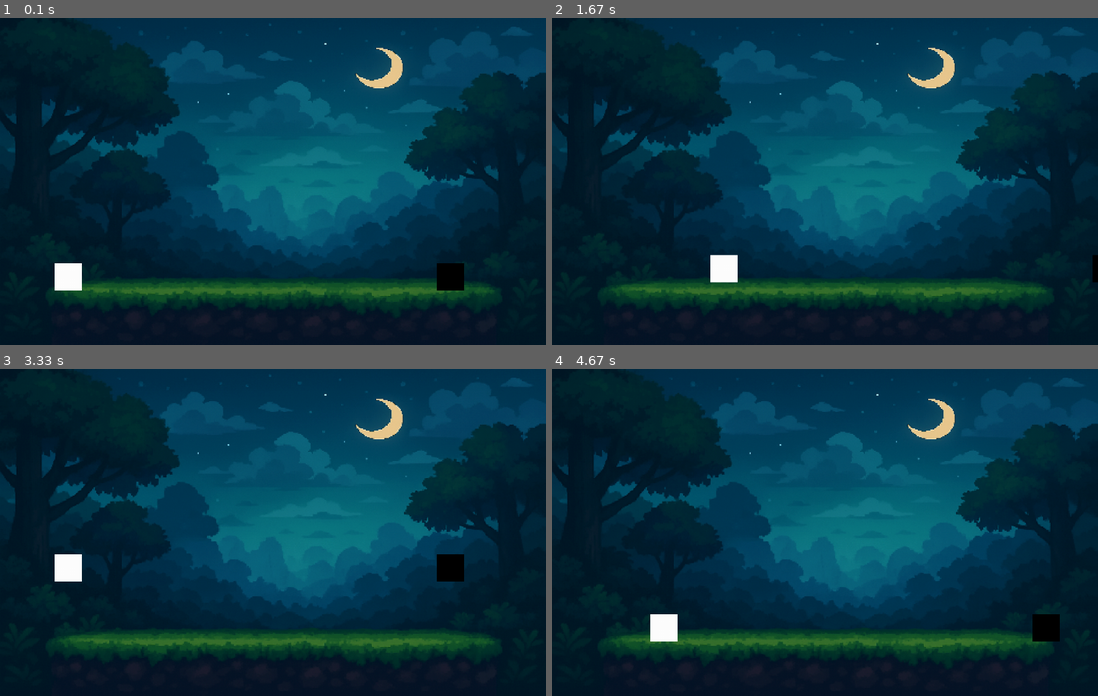
Above: before the commit, frames 1-4 (two rows, left to right).
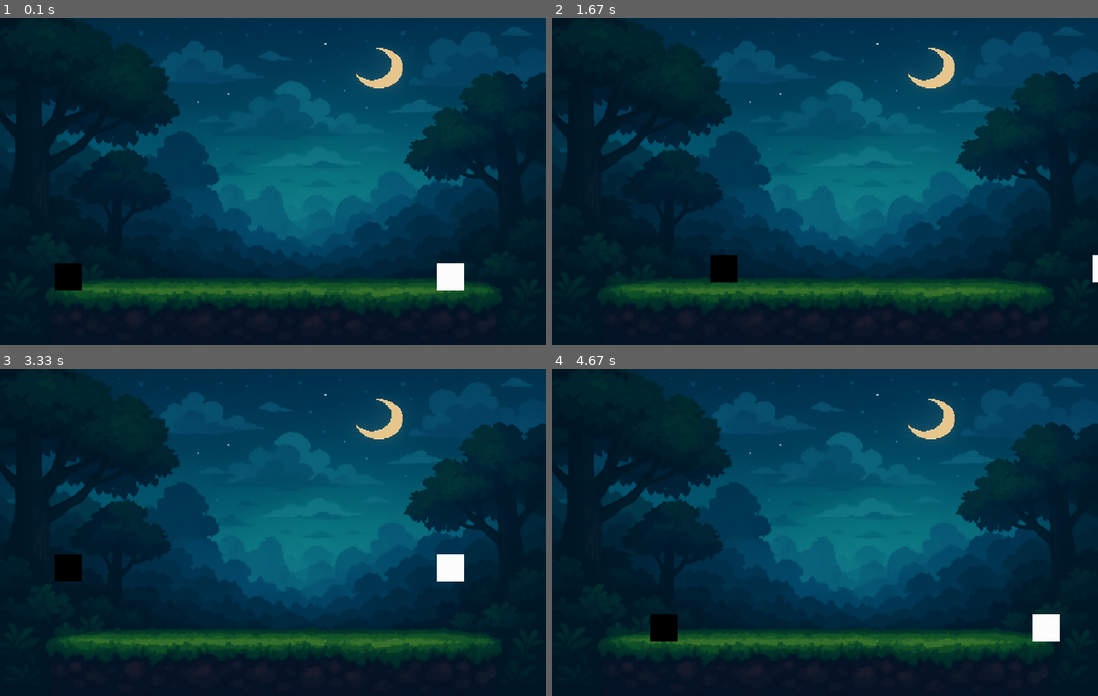
Above: after the commit, the same moments.

Repository: soishizaki/Pygame
Game: pygame game, started from lutinha.py
Two runs of this game, one before a commit and one after it. Both use one fixed random seed, a clock stepped at 60 frames per second and the inputs below.
Inputs:
- Up to frame 1 (0.1 s): no input
- Up to frame 2 (1.67 s): tap W at 0.33 s; hold Right 0.67-1.13 s; hold D 0.67-1.13 s; hold Up 1.17-1.47 s; hold W 1.17-1.47 s; hold Right from 1.5 s (still down); hold D from 1.5 s (still down)
- Up to frame 3 (3.33 s): release Right at 1.97 s; release D at 1.97 s; hold Left 2-2.53 s; hold A 2-2.53 s; hold Left 2.57-2.97 s; hold A 2.57-2.97 s; hold Up from 3 s (still down); hold W from 3 s (still down)
- Up to frame 4 (4.67 s): release Up at 3.37 s; release W at 3.37 s; hold Right 3.4-4.03 s; hold D 3.4-4.03 s; hold Left 4.07-4.53 s; hold A 4.07-4.53 s; hold Right from 4.57 s (still down); hold D from 4.57 s (still down)

The runs differ from the first frame. In frame 1, 0.8% of the frame differs, in the area x 10-85%, y 75-84%; in frame 2, 0.5%; in frame 3, 0.8%; in frame 4, 0.8%.

Commit message:
Tira tecla down para nao conseguir passar do chao

Diff:
--- a/lutinha.py
+++ b/lutinha.py
@@ -24,8 +24,8 @@
 chao = altura - 100  # 100 é a altura do chão (onde os personagens vão "pisar")
 
 # Posições iniciais dos personagens
-x1, y1 = 100, chao - altura_personagem  # Posição do jogador 1 (setas)
-x2, y2 = 800, chao - altura_personagem  # Posição do jogador 2 (WASD)
+x1, y1 = 800, chao - altura_personagem  # Posição do jogador 1 (setas)
+x2, y2 = 100, chao - altura_personagem  # Posição do jogador 2 (WASD)
 
 velocidade = 5
 gravidade = 1
@@ -56,8 +56,6 @@
         x1 -= velocidade
     if teclas[pygame.K_RIGHT]:
         x1 += velocidade
-    if teclas[pygame.K_DOWN]:
-        y1 += velocidade
     if teclas[pygame.K_UP] and not pulo1:
         pulo1 = True
         velocidade_pulo1 = -forca_pulo
@@ -67,8 +65,6 @@
         x2 -= velocidade
     if teclas[pygame.K_d]:
         x2 += velocidade
-    if teclas[pygame.K_s]:
-        y2 += velocidade
     if teclas[pygame.K_w] and not pulo2:
         pulo2 = True
         velocidade_pulo2 = -forca_pulo
